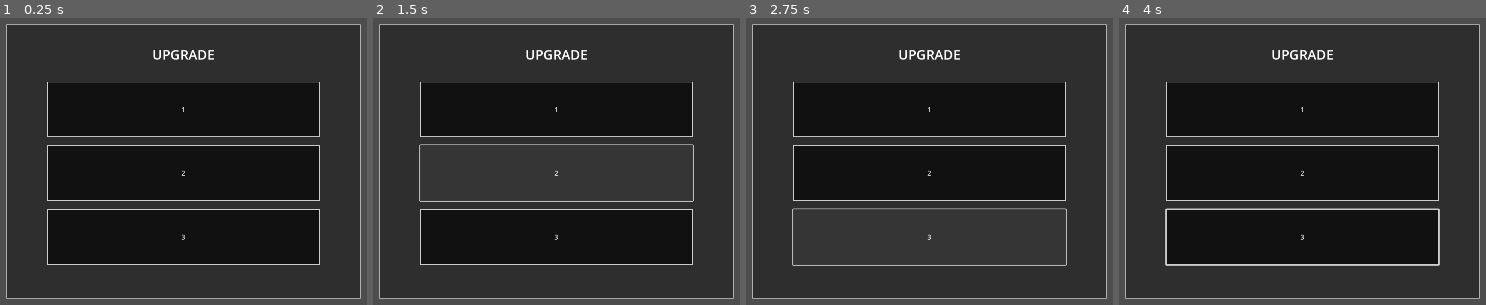
Above: before the commit, frames 1-4 (left to right).
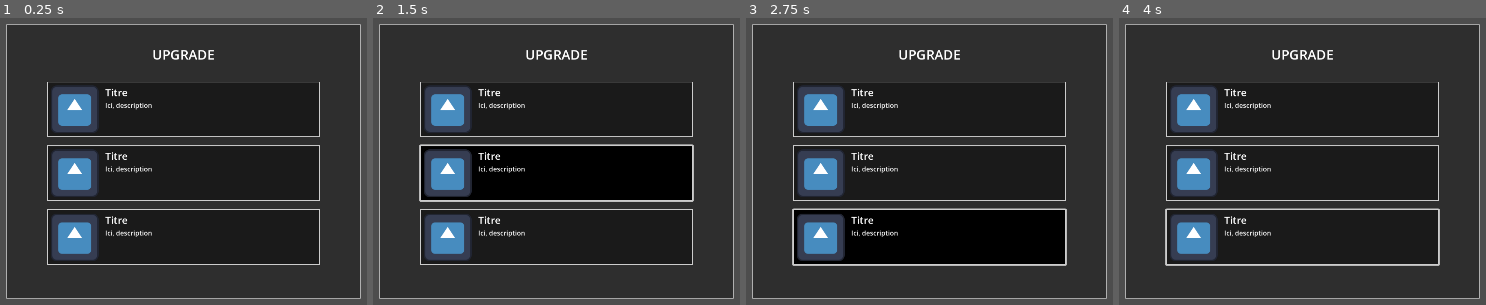
Above: after the commit, the same moments.

Repository: PoloLoveTaco/AstroSurvivor
Game: Godot game, scene res://scenes/upgrade_panel.tscn
The game is run twice, just before and just after one commit, with the same random seed, the same clock (stepped at 60 frames per second) and the same inputs. This scene is started directly instead of the project's main scene. The engine's default icon, where the game draws it, is replaced by a stand-in: a white triangle on a blue panel in a dark square.
Inputs (mouse positions are in pixels of both pictures, inside the frame that each line leads up to):
- Up to frame 1 (0.25 s): no input
- Up to frame 2 (1.5 s): click "1" (after the commit: "Titre") at 0.5 s; click "2" (after the commit: "Titre") at 1.25 s
- Up to frame 3 (2.75 s): click "3" (after the commit: "Titre") at 2 s
- Up to frame 4 (4 s): tap Enter at 2.75 s; move the mouse to (1478, 138) at 2.77 s; hold D (right) 2.78-3.53 s; tap Space at 3.5 s; move the mouse to (1141, 184) at 3.52 s; hold S (down) from 3.53 s (still down)

The runs differ from the first frame. In frame 1, 7.2% of the frame differs, in the area x 13-51%, y 23-85%; in frame 2, 19%, in the area x 12-88%, y 23-85%; in frame 3, 19%; in frame 4, 7.2%.

Commit message:
[ADD] upgrade panel

Diff:
--- a/scenes/upgrade_panel.tscn
+++ b/scenes/upgrade_panel.tscn
@@ -1,4 +1,6 @@
-[gd_scene load_steps=3 format=3 uid="uid://dtq8ecyqf4oug"]
+[gd_scene load_steps=5 format=3 uid="uid://dtq8ecyqf4oug"]
+
+[ext_resource type="Texture2D" uid="uid://ca5vysmpmgspt" path="res://icon.svg" id="1_lev6e"]
 
 [sub_resource type="StyleBoxFlat" id="StyleBoxFlat_lev6e"]
 content_margin_left = 0.0
@@ -17,7 +19,19 @@
 content_margin_top = 4.0
 content_margin_right = 4.0
 content_margin_bottom = 4.0
-bg_color = Color(0, 0, 0, 0.63529414)
+bg_color = Color(0, 0, 0, 0.42745098)
+border_width_left = 2
+border_width_top = 2
+border_width_right = 2
+border_width_bottom = 2
+corner_detail = 5
+
+[sub_resource type="StyleBoxFlat" id="StyleBoxFlat_0ql3a"]
+content_margin_left = 4.0
+content_margin_top = 4.0
+content_margin_right = 4.0
+content_margin_bottom = 4.0
+bg_color = Color(0, 0, 0, 1)
 border_width_left = 2
 border_width_top = 2
 border_width_right = 2
@@ -74,16 +88,109 @@
 layout_mode = 2
 size_flags_vertical = 3
 theme_override_styles/normal = SubResource("StyleBoxFlat_x8o43")
-text = "1"
+theme_override_styles/hover = SubResource("StyleBoxFlat_0ql3a")
+
+[node name="Icon" type="TextureRect" parent="Panel/Upgrades/Upgrade1"]
+layout_mode = 1
+anchors_preset = 4
+anchor_top = 0.5
+anchor_bottom = 0.5
+offset_left = 9.0
+offset_top = -57.5
+offset_right = 124.0
+offset_bottom = 57.5
+grow_vertical = 2
+texture = ExtResource("1_lev6e")
+expand_mode = 1
+
+[node name="Titre" type="Label" parent="Panel/Upgrades/Upgrade1"]
+layout_mode = 0
+offset_left = 140.0
+offset_top = 9.0
+offset_right = 180.0
+offset_bottom = 32.0
+theme_override_font_sizes/font_size = 24
+text = "Titre"
+
+[node name="Description" type="Label" parent="Panel/Upgrades/Upgrade1"]
+layout_mode = 0
+offset_left = 140.0
+offset_top = 44.86
+offset_right = 639.0
+offset_bottom = 117.33003
+text = "Ici, description"
+autowrap_mode = 2
 
 [node name="Upgrade2" type="Button" parent="Panel/Upgrades"]
 layout_mode = 2
 size_flags_vertical = 3
 theme_override_styles/normal = SubResource("StyleBoxFlat_x8o43")
-text = "2"
+theme_override_styles/hover = SubResource("StyleBoxFlat_0ql3a")
+
+[node name="Icon" type="TextureRect" parent="Panel/Upgrades/Upgrade2"]
+layout_mode = 1
+anchors_preset = 4
+anchor_top = 0.5
+anchor_bottom = 0.5
+offset_left = 9.0
+offset_top = -57.5
+offset_right = 124.0
+offset_bottom = 57.5
+grow_vertical = 2
+texture = ExtResource("1_lev6e")
+expand_mode = 1
+
+[node name="Titre" type="Label" parent="Panel/Upgrades/Upgrade2"]
+layout_mode = 0
+offset_left = 140.0
+offset_top = 9.0
+offset_right = 180.0
+offset_bottom = 32.0
+theme_override_font_sizes/font_size = 24
+text = "Titre"
+
+[node name="Description" type="Label" parent="Panel/Upgrades/Upgrade2"]
+layout_mode = 0
+offset_left = 140.0
+offset_top = 44.86
+offset_right = 639.0
+offset_bottom = 117.33003
+text = "Ici, description"
+autowrap_mode = 2
 
 [node name="Upgrade3" type="Button" parent="Panel/Upgrades"]
 layout_mode = 2
 size_flags_vertical = 3
 theme_override_styles/normal = SubResource("StyleBoxFlat_x8o43")
-text = "3"
+theme_override_styles/hover = SubResource("StyleBoxFlat_0ql3a")
+
+[node name="Icon" type="TextureRect" parent="Panel/Upgrades/Upgrade3"]
+layout_mode = 1
+anchors_preset = 4
+anchor_top = 0.5
+anchor_bottom = 0.5
+offset_left = 9.0
+offset_top = -57.5
+offset_right = 124.0
+offset_bottom = 57.5
+grow_vertical = 2
+texture = ExtResource("1_lev6e")
+expand_mode = 1
+
+[node name="Titre" type="Label" parent="Panel/Upgrades/Upgrade3"]
+layout_mode = 0
+offset_left = 140.0
+offset_top = 9.0
+offset_right = 180.0
+offset_bottom = 32.0
+theme_override_font_sizes/font_size = 24
+text = "Titre"
+
+[node name="Description" type="Label" parent="Panel/Upgrades/Upgrade3"]
+layout_mode = 0
+offset_left = 140.0
+offset_top = 44.86
+offset_right = 639.0
+offset_bottom = 117.33003
+text = "Ici, description"
+autowrap_mode = 2
